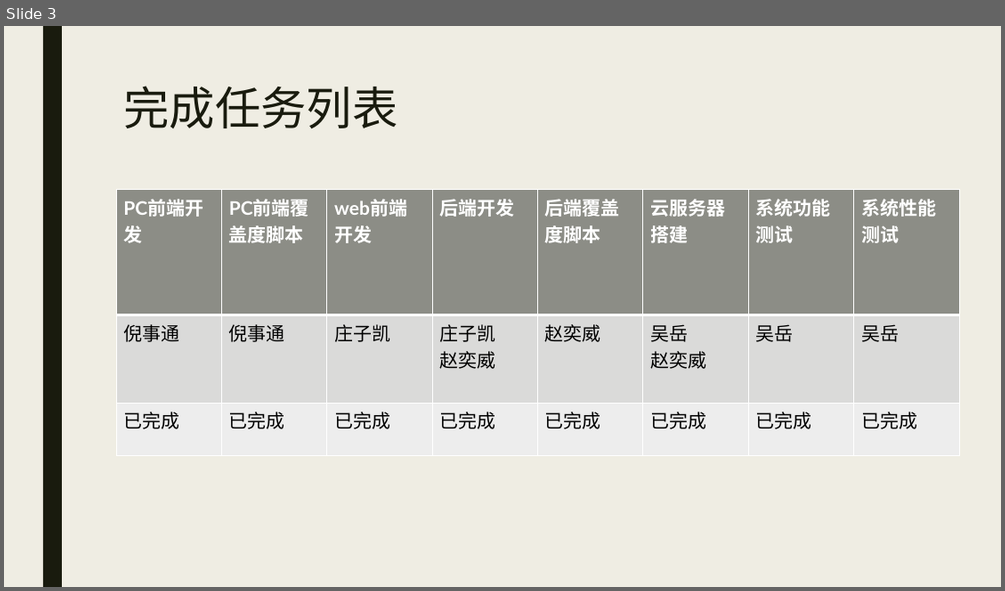
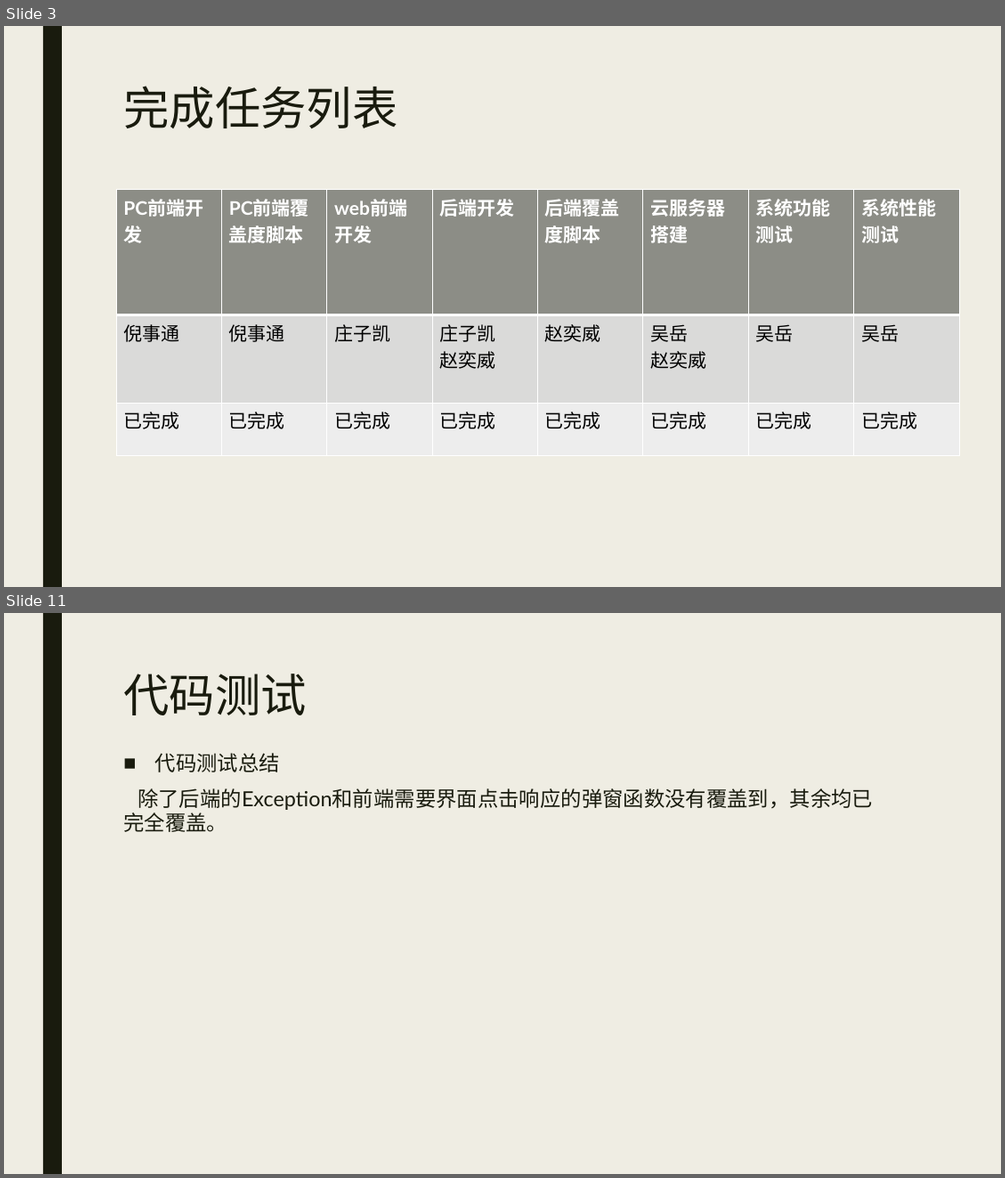
Before and after one commit to DestinyCoderWY/Timeline, a slide deck: 7.展示PPT/Timeline展示PPT.pptx. Shown one above the other, each under a label of ours: slide 3 before the commit, slides 3 and 11 after it; the slides between them are not shown. The pictures are 1005x591 and 1005x1178 pixels, drawn with LibreOffice and Linux fonts; fonts in the diff are those of the drawing. Boxes give left, top, right and bottom in pixels: in the first picture for what was removed or moved away, otherwise in the second. Text is boxed around its words. In the diff, an @@ line names an element or a change of style, - is before the commit and + after.

```diff
--- a/7.展示PPT/Timeline展示PPT.pptx
+++ b/7.展示PPT/Timeline展示PPT.pptx
@@ slide 11 added at <box>4,613,1001,1174</box>, background #EFEDE3; not listed: 1 template element that a slide beside it also shows @@
@@ title added at <box>123,674,306,715</box>, 44 pt, text #191B0E @@
+代码测试
@@ text added at <box>123,753,873,832</box>, 20 pt, text #191B0E @@
+■ 代码测试总结
+除了后端的Exception和前端需要界面点击响应的弹窗函数没有覆盖到，其余均已完全覆盖。
```
Also in this commit, not shown: 3 slides changed, 15 other slides added, 19 slides removed, 1 other file.
